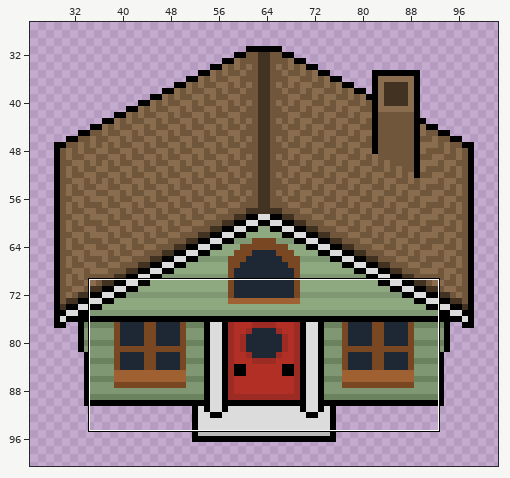
Edited in one commit: sprite sheet (Assets/Art/wilmers house.png). The picture above shows the old version from afar; the outline marks the close-up.
Close-up. First the earlier version:
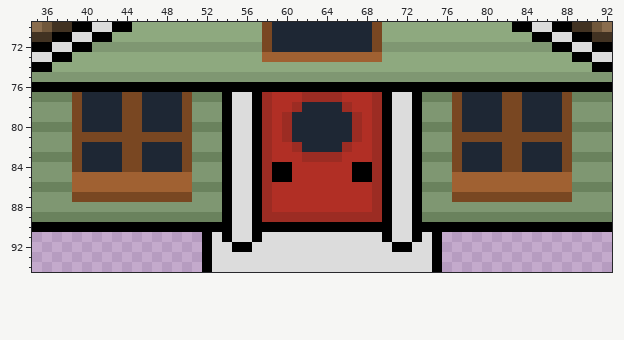
The file is 128x128 pixels. Shown: x 35..92, y 70..94. The wide view leaves out empty margins.
And afterwards:
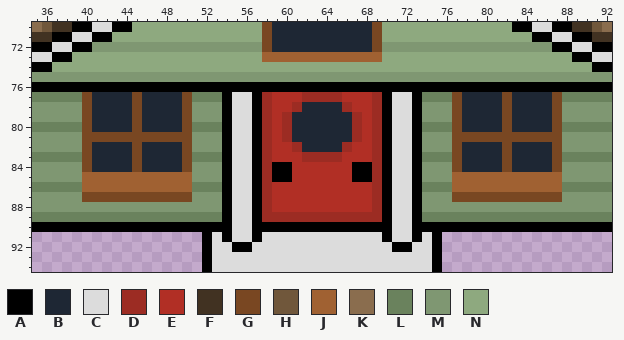
Palette (. is transparent): A #000000  B #1e2734  C #dcdcdc  D #9c2c23  E #b12f25  F #413222  G #794722  H #70573b  J #a06132  K #8a6d4e  L #6a825d  M #7f9772  N #8ea97f
The exact change:
@@ x 35..92 @@
 76 AAAAAAAAAAAAAAAAAAAAAAAAAAAAAAAAAAAAAAAAAAAAAAAAAAAAAAAAAA
-77 LLLLGBBBBGGBBBBGLLLACCADEEEDDDDEEEDACCALLLGBBBBGGBBBBGLLLL
-78 MMMMGBBBBGGBBBBGMMMACCADEEDBBBBDEEDACCAMMMGBBBBGGBBBBGMMMM
-79 MMMMGBBBBGGBBBBGMMMACCADEDBBBBBBDEDACCAMMMGBBBBGGBBBBGMMMM
-80 LLLLGBBBBGGBBBBGLLLACCADEDBBBBBBDEDACCALLLGBBBBGGBBBBGLLLL
-81 MMMMGGGGGGGGGGGGMMMACCADEDBBBBBBDEDACCAMMMGGGGGGGGGGGGMMMM
-82 MMMMGBBBBGGBBBBGMMMACCADEEDBBBBDEEDACCAMMMGBBBBGGBBBBGMMMM
-83 LLLLGBBBBGGBBBBGLLLACCADEEEDDDDEEEDACCALLLGBBBBGGBBBBGLLLL
-84 MMMMGBBBBGGBBBBGMMMACCADAAEEEEEEAADACCAMMMGBBBBGGBBBBGMMMM
-85 MMMMJJJJJJJJJJJJMMMACCADAAEEEEEEAADACCAMMMJJJJJJJJJJJJMMMM
-86 LLLLJJJJJJJJJJJJLLLACCADEEEEEEEEEEDACCALLLJJJJJJJJJJJJLLLL
-87 MMMMGGGGGGGGGGGGMMMACCADEEEEEEEEEEDACCAMMMGGGGGGGGGGGGMMMM
+77 LLLLLGBBBBGBBBBGLLLACCADEEEDDDDEEEDACCALLLGBBBBGBBBBGLLLLL
+78 MMMMMGBBBBGBBBBGMMMACCADEEDBBBBDEEDACCAMMMGBBBBGBBBBGMMMMM
+79 MMMMMGBBBBGBBBBGMMMACCADEDBBBBBBDEDACCAMMMGBBBBGBBBBGMMMMM
+80 LLLLLGBBBBGBBBBGLLLACCADEDBBBBBBDEDACCALLLGBBBBGBBBBGLLLLL
+81 MMMMMGGGGGGGGGGGMMMACCADEDBBBBBBDEDACCAMMMGGGGGGGGGGGMMMMM
+82 MMMMMGBBBBGBBBBGMMMACCADEEDBBBBDEEDACCAMMMGBBBBGBBBBGMMMMM
+83 LLLLLGBBBBGBBBBGLLLACCADEEEDDDDEEEDACCALLLGBBBBGBBBBGLLLLL
+84 MMMMMGBBBBGBBBBGMMMACCADAAEEEEEEAADACCAMMMGBBBBGBBBBGMMMMM
+85 MMMMMJJJJJJJJJJJMMMACCADAAEEEEEEAADACCAMMMJJJJJJJJJJJMMMMM
+86 LLLLLJJJJJJJJJJJLLLACCADEEEEEEEEEEDACCALLLJJJJJJJJJJJLLLLL
+87 MMMMMGGGGGGGGGGGMMMACCADEEEEEEEEEEDACCAMMMGGGGGGGGGGGMMMMM
 88 MMMMMMMMMMMMMMMMMMMACCADEEEEEEEEEEDACCAMMMMMMMMMMMMMMMMMMM
Changed places in both close-ups, as pixel boxes (x1, y1, x2, y2):
changed: (72, 92, 92, 202)
changed: (122, 92, 132, 172)
changed: (512, 92, 572, 202)
